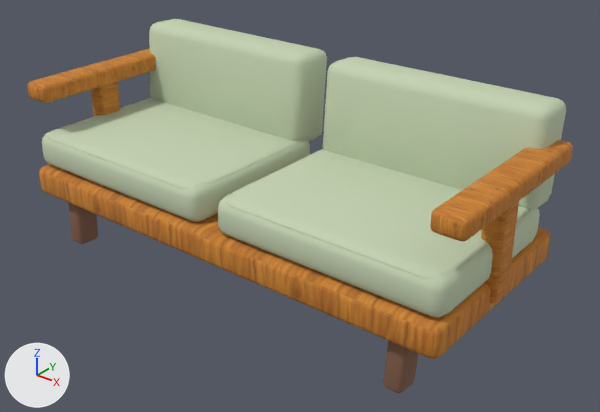
Before and after pictures for a commit that changed the Blender file assets-source/blender/midcentury-sofa.blend.
Both versions are drawn from a camera (50 mm lens) standing at (1.94, -2.28, 1.73) and looking at (0.11, 0.02, 0.31). The axes (+X, +Y, +Z) are drawn at lower left. The lights are the same throughout. The first picture is the older version.

The older version as bpy lines, for what is in view:
```python
ob_juniper_arm_rail = bpy.data.objects.new('juniper_arm_rail', me_cube_104)
ob_juniper_arm_rail.location = (0.0, 0.0, 0.0)
ob_juniper_arm_rail_001 = bpy.data.objects.new('juniper_arm_rail.001', me_cube_106)
ob_juniper_arm_rail_001.location = (0.0, 0.0, 0.0)
ob_juniper_open_arm_post = bpy.data.objects.new('juniper_open_arm_post', me_cube_103)
ob_juniper_open_arm_post.location = (0.0, 0.0, 0.0)
ob_juniper_open_arm_post_001 = bpy.data.objects.new('juniper_open_arm_post.001', me_cube_105)
ob_juniper_open_arm_post_001.location = (0.0, 0.0, 0.0)
ob_juniper_splayed_leg = bpy.data.objects.new('juniper_splayed_leg', me_cube_095)
ob_juniper_splayed_leg.location = (0.0, 0.0, 0.0)
ob_juniper_splayed_leg_002 = bpy.data.objects.new('juniper_splayed_leg.002', me_cube_097)
ob_juniper_splayed_leg_002.location = (0.0, 0.0, 0.0)
ob_juniper_tailored_back_1 = bpy.data.objects.new('juniper_tailored_back_1', me_cube_102)
ob_juniper_tailored_back_1.location = (0.0, 0.0, 0.0)
ob_juniper_tailored_seat_1 = bpy.data.objects.new('juniper_tailored_seat_1', me_cube_101)
ob_juniper_tailored_seat_1.location = (0.0, 0.0, 0.0)
ob_juniper_wood_frame = bpy.data.objects.new('juniper_wood_frame', me_cube_094)
ob_juniper_wood_frame.location = (0.0, 0.0, 0.0)
# also in view: 'juniper_tailored_back_0' at (-0.51, 0.31, 0.64); 'juniper_tailored_seat_0' at (-0.51, -0.05, 0.41)
```
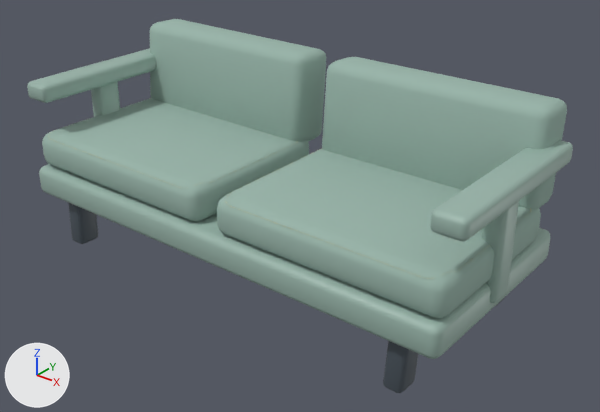
Location of each change, (x1, y1, x2, y2) in pixels of the pictures (600 x 412 px):
'juniper_tailored_seat_1', recoloured (pale green to grey): (218, 149, 540, 318) in both
'juniper_tailored_back_1', recoloured: (323, 57, 566, 209) in both
'juniper_tailored_seat_0', recoloured (pale green to grey): (42, 98, 309, 221) in both
'juniper_wood_frame', surface changed (brown to grey): (39, 164, 551, 359) in both
'juniper_tailored_back_0', recoloured: (150, 19, 326, 142) in both
'juniper_arm_rail.001', surface changed (orange to grey): (430, 140, 573, 241) in both
'juniper_arm_rail', surface changed (lighter): (27, 48, 156, 103) in both
'juniper_open_arm_post.001', surface changed (lighter): (481, 201, 519, 303) in both
'juniper_splayed_leg.002', recoloured: (383, 341, 418, 393) in both
'juniper_splayed_leg', recoloured (brown to greyish blue): (68, 202, 98, 244) in both
'juniper_open_arm_post', surface changed (lighter): (91, 82, 120, 116) in both

The change in detail:
In material 'wood-honey-textured' (mat_wood_honey_textured), texture is no longer img_handpainted_honey_oak_png.
In material 'wood-honey-textured' (mat_wood_honey_textured), base_color is now set to (0.32, 0.46, 0.4), grey #99b5aa.
In material 'wood-honey-textured' (mat_wood_honey_textured), roughness goes from 0.82 to 0.47.
Material 'wood-dark' (mat_wood_dark) changes colour from brown #86614d to greyish blue #4b555d; in linear values from (0.24, 0.12, 0.075) to (0.07, 0.09, 0.11).
Material 'upholstery-textured' (mat_upholstery_textured) changes colour from pale green #c5d3b3 to grey #99b5aa; in linear values from (0.56, 0.65, 0.45) to (0.32, 0.46, 0.4).
